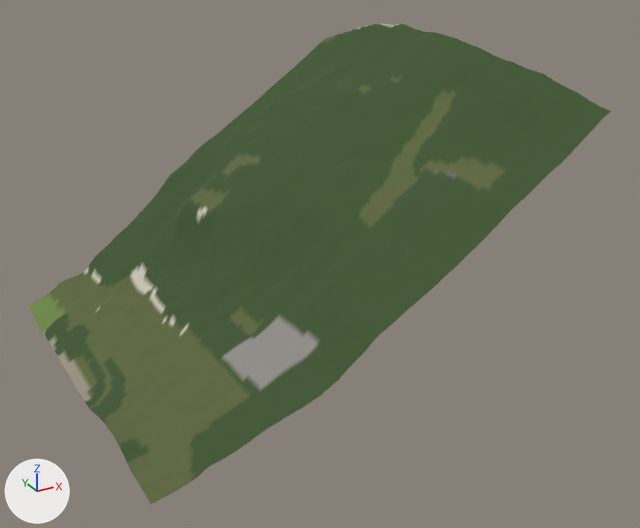
One commit to the glTF model gibraltar/data/build/tiles/T_E0_S1/terrain.glb: the scene before it, then after it.
One viewpoint serves both versions: a 50 mm camera at (-174.0, -623.0, 584.0) aimed at (282.0, 205.0, 170.0). Arrows for +X, +Y and +Z are at lower left; the lights stay in place. The picture after the commit comes second.

In view in the first picture: 'T_E0_S1_terrain'.
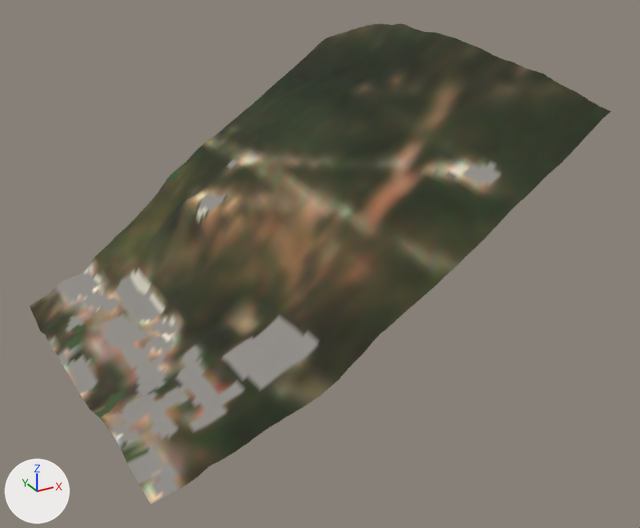
Location of each change, [x1, y1, x2, y2] in pixels of the pictures (640 x 528 px):
part 1 of me_t_e0_s1_terrain, recoloured: [30, 24, 529, 487] in both
part 2 of me_t_e0_s1_terrain, recoloured (darker): [31, 28, 611, 480] in both
part 3 of me_t_e0_s1_terrain, recoloured: [30, 23, 576, 483] in both
part 4 of me_t_e0_s1_terrain, recoloured: [44, 140, 499, 505] in both

The change, as a diff of the scene's bpy script:
```diff
--- a/gibraltar/data/build/tiles/T_E0_S1/terrain.glb.py
+++ b/gibraltar/data/build/tiles/T_E0_S1/terrain.glb.py
@@ me_t_e0_s1_terrain @@
 me_t_e0_s1_terrain.from_pydata(...)  # 10201 vertices, 20000 faces; spans x 0.0..500.0, y 0.0..500.0, z 44.0..404.0
 # used by ob_t_e0_s1_terrain; location = (0.0, 0.0, 0.0)
+# me_t_e0_s1_terrain part 1: 5170 faces centred in x 2.0..498.0, y 2.0..498.0, z 53.0..397.0 are repainted in the vertex colours; the middle colour goes from dark green #3d552e to brown #5c5135
+# me_t_e0_s1_terrain part 2: 6271 faces centred in x 2.0..498.0, y 2.0..498.0, z 45.0..402.0 are repainted in the vertex colours; the middle colour goes from dark green #3d552e to dark green #262e16
+# me_t_e0_s1_terrain part 3: 4364 faces centred in x 2.0..498.0, y 2.0..498.0, z 49.0..403.0 are repainted in the vertex colours; the middle colour goes from dark green #3d552e to dark yellow #3b3b22
+# me_t_e0_s1_terrain part 4: 3723 faces centred in x 2.0..487.0, y 2.0..498.0, z 53.0..337.0 are repainted in the vertex colours; the middle colour goes from dark green #5c663d to grey #8f8c87
 me_t_e0_s1_terrain.materials.append(mat_m_terrain)
```
